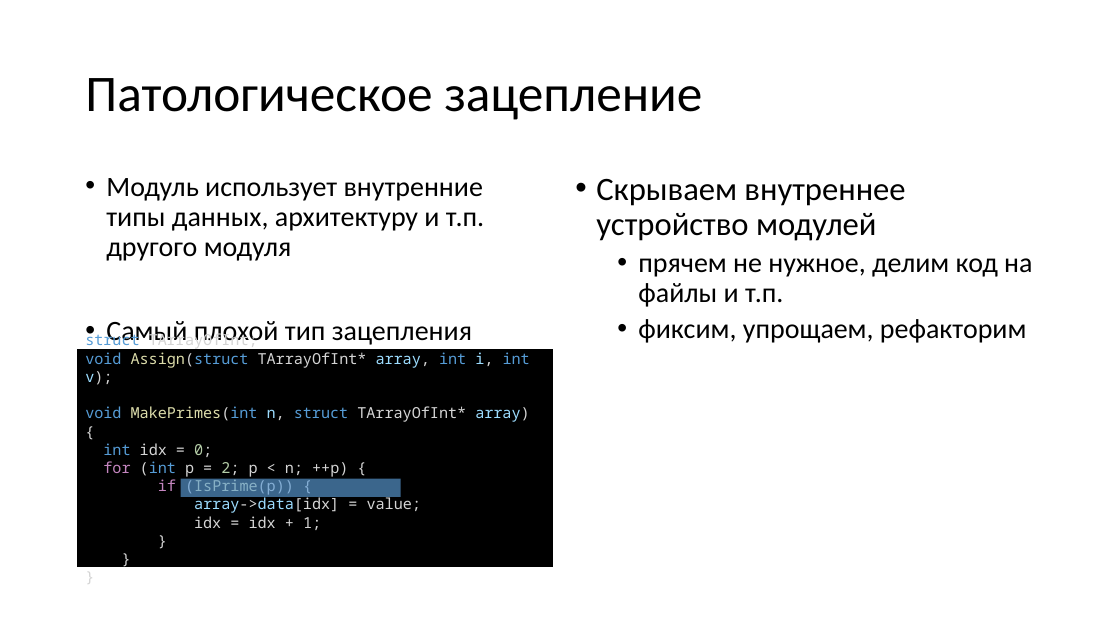
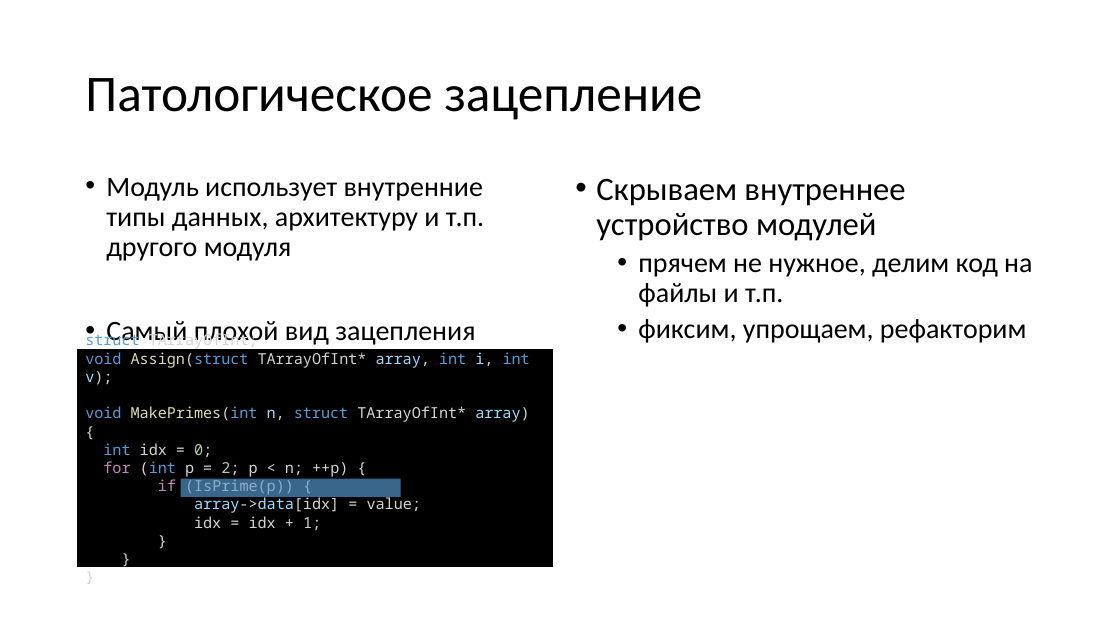
Before and after one commit to Evgueni-Petrov-aka-espetrov/Algorithms-and-Programming-in-C-pptx, a slide deck: slide 18 of 26 Совершенный код.pptx (slide 17 before the commit). Drawn at 1120x630 pixels with LibreOffice and Linux fonts; fonts in the diff are those of the drawing. Boxes give left, top, right and bottom in pixels: in the first picture for what was removed or moved away, otherwise in the second. Text is boxed around its words. In the diff, an @@ line names an element or a change of style, - is before the commit and + after.

```diff
--- a/26 Совершенный код.pptx
+++ b/26 Совершенный код.pptx
@@ text at [106,321,475,347]: text changed @@
-• Самый плохой тип зацепления
+• Самый плохой вид зацепления
```
Also in this commit, not shown: 3 other slides changed, 2 slides added.
